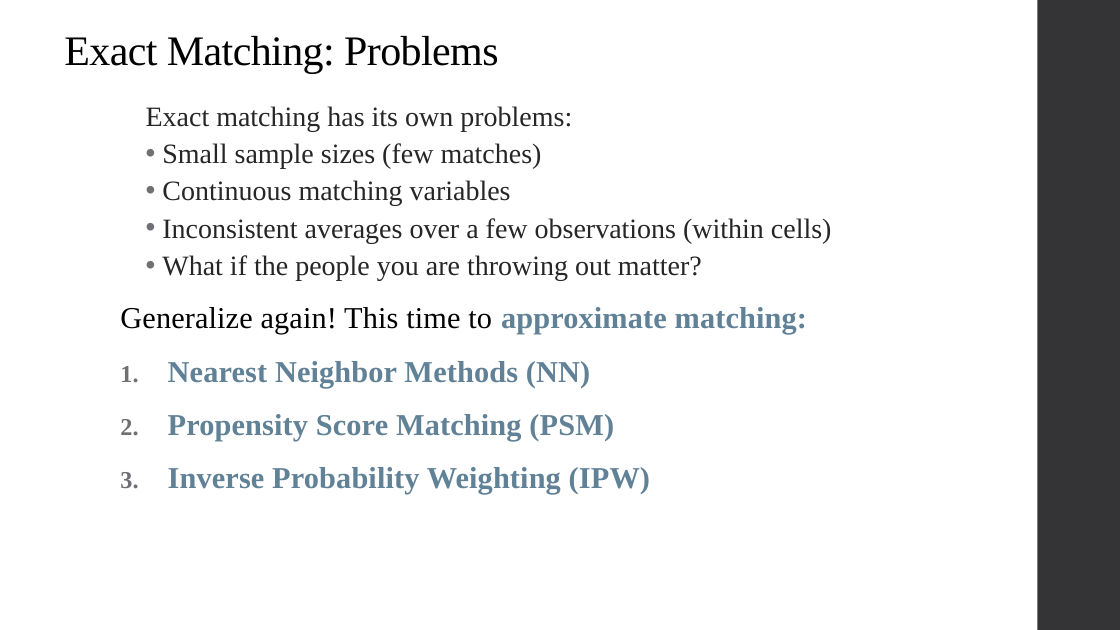
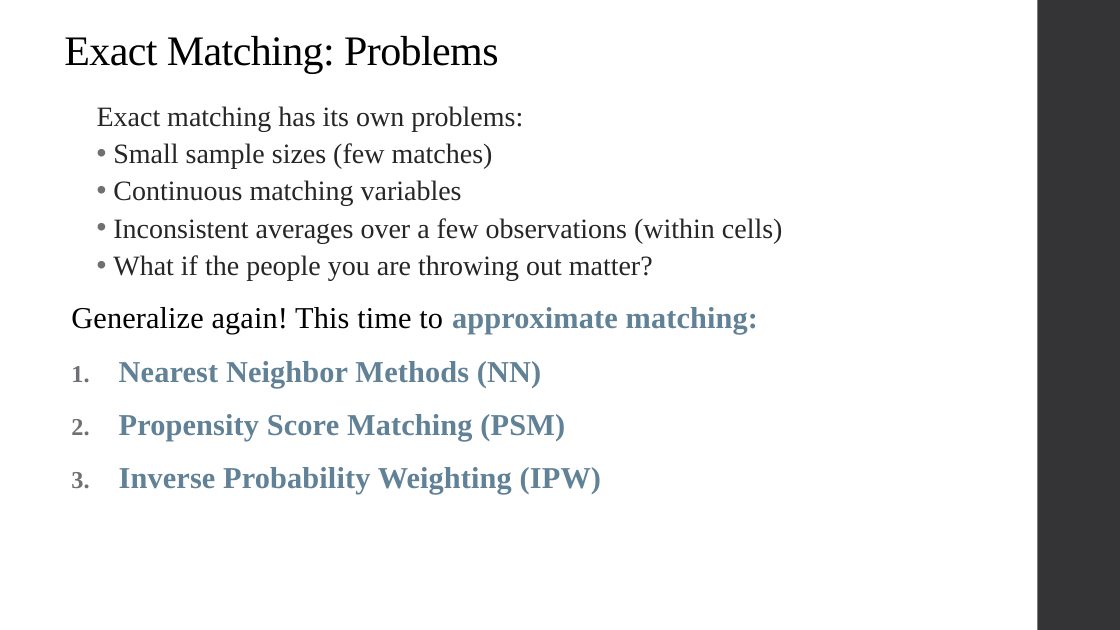
Before and after one commit to qiufei/fork-HAD5744, a slide deck: slide 34 of Lecture05_Matching/Lecture5_Matching_2022F.pptx (slide 33 before the commit). Drawn at 1120x630 pixels with LibreOffice and Linux fonts; fonts in the diff are those of the drawing. Boxes give left, top, right and bottom in pixels: in the first picture for what was removed or moved away, otherwise in the second. Text is boxed around its words. In the diff, an @@ line names an element or a change of style, - is before the commit and + after.

```diff
--- a/Lecture05_Matching/Lecture5_Matching_2022F.pptx
+++ b/Lecture05_Matching/Lecture5_Matching_2022F.pptx
@@ text "Exact matching has its own ...": place and size @@
-text "Exact matching has its own ..." at <box>120,106,832,495</box>
+text "Exact matching has its own ..." at <box>71,106,783,495</box>
```
Also in this commit, not shown: 13 other slides changed, 8 slides added, 1 slide removed, 2 other files.
